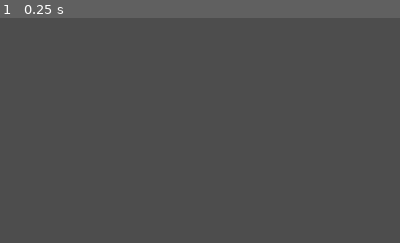
Above: before the commit, frame 1.
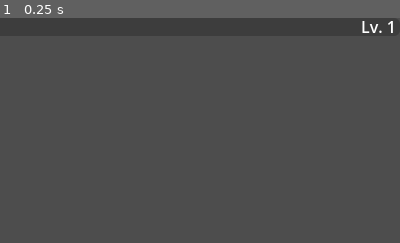
Above: after the commit, the same moment.

Repository: storyoftime66/ColorSurvivor
Game: Godot game, scene res://Levels/Main.tscn
Two runs of this game, one before a commit and one after it. Both use one fixed random seed, a clock stepped at 60 frames per second and the inputs below.
Inputs:
- Up to frame 1 (0.25 s): no input
The pictures show only the part of the screen within x 50-100%, y 0-50%; the shares and areas given below are measured in that part.

The runs differ from the first frame. In frame 1, 0.1% of the frame differs, in the area x 90-99%, y 1-7%.
Error in both runs: Compile Error: Identifier not found: velocity (res://characters/player/player_character.gd:60)

Commit message:
新增虚空之眼武器（未完成）

Diff:
--- a/characters/enemies/base_enemy.tscn
+++ b/characters/enemies/base_enemy.tscn
@@ -24,7 +24,7 @@
 shape = SubResource("2")
 
 [node name="AttackTimer" type="Timer" parent="."]
-wait_time = 0.5
+wait_time = 0.2
 
 [node name="MovementTimer" type="Timer" parent="."]
 wait_time = 0.25
--- a/characters/player/player_character.gd
+++ b/characters/player/player_character.gd
@@ -10,7 +10,7 @@
 # 防御力，减少每次受击承受的伤害
 @export var armor := 1.0
 # 最大生命值
-@export var max_health := 20.0
+@export var max_health := 100.0
 # 拾取范围，单位像素
 @export var magnet := 80.0
 
--- a/managers/enemy_manager.gd
+++ b/managers/enemy_manager.gd
@@ -42,5 +42,4 @@
 	var experience = experience_scene.instantiate() as Experience
 	experience.amount = experience_amount
 	experience.position = pos
-#	level_node.add_child(experience)
 	level_node.call_deferred("add_child", experience)
--- a/managers/player_manager.gd
+++ b/managers/player_manager.gd
@@ -2,20 +2,38 @@
 ## 包含和玩家、玩家角色相关的全局逻辑
 
 
-# 玩家升级
-signal player_upgraded(level);
+signal player_level_up(new_level)
+signal player_experience_changed(new_experience)
 
 var level_node: Node
+
+# 玩家角色
 var player_character: PlayerCharacter
 var player_character_scene: PackedScene = preload("res://characters/player/player_character.tscn")
 var damage_number_scene: PackedScene = preload("res://ui/gameplay/damage_number.tscn")
 
-# 玩家状态
+# 玩家角色状态
 var player_position: Vector2 = Vector2(0, 0)
 var player_orientation: float = 0.0
-var player_experience: float = 0.0
-var player_level: int = 1
+
 var player_level_experience_table = [10.0, 80.0, 240, 640.0, 1600.0, 2880.0]
+var player_experience: float = 0.0:
+	get:
+		return player_experience
+	set(value):
+		if player_experience != value:
+			player_experience = value
+			emit_signal("player_experience_changed", player_experience)
+var player_max_experience: float:
+	get:
+		return player_level_experience_table[player_level - 1]
+var player_level: int = 1:
+	get:
+		return player_level
+	set(value):
+		while value > player_level:
+			player_level += 1
+			emit_signal("player_level_up", player_level)
 
 
 func _ready():
@@ -28,15 +46,13 @@
 	player_character.position = player_character.get_viewport_rect().size * 0.5
 
 	# 赋予初始武器
-	WeaponManager.obtain_weapon(load("res://weapons/magic_missle/magic_missle.tscn"))
-	WeaponManager.obtain_weapon(load("res://weapons/knifes/knifes.tscn"))
-	WeaponManager.obtain_weapon(load("res://weapons/onion/onion.tscn"))
+	obtain_weapon(load("res://weapons/magic_missle/magic_missle.tscn"))
+	obtain_weapon(load("res://weapons/knifes/knifes.tscn"))
+	obtain_weapon(load("res://weapons/onion/onion.tscn"))
 
 
-# 更新玩家状态
 func _process(delta):
-	print(player_level)
-
+	# 更新玩家角色状态
 	if is_instance_valid(player_character):
 		player_position = player_character.position
 
@@ -59,11 +75,23 @@
 		return
 
 	player_experience += experience_amount
-	while player_experience >= player_level_experience_table[player_level - 1]:
-		player_experience -= player_level_experience_table[player_level - 1]
-		player_upgrade()
+	while player_experience >= player_max_experience:
+		player_experience -= player_max_experience
+		player_level += 1
 
 
-func player_upgrade():
-	player_level += 1
-	emit_signal("player_upgraded", player_level)
+# 武器相关
+var player_bonus: Dictionary = {}
+var weapons: Dictionary = {}
+
+func obtain_weapon(wepaon_scene: PackedScene) -> void:
+	if weapons.has(wepaon_scene):
+		weapons[wepaon_scene].upgrade()
+	else:
+		var weapon = wepaon_scene.instantiate() as BaseWeapon
+		weapon.apply_bonus(player_bonus)
+
+		var player_character = PlayerManager.player_character
+		weapons[wepaon_scene] = weapon
+		player_character.add_child(weapon)
+		weapon.owner = player_character
--- a/managers/weapon_manager.gd
+++ /dev/null
@@ -1,21 +0,0 @@
-extends Node
-
-var level_node: Node
-
-var player_bonus: Dictionary = {}
-var weapons: Dictionary = {}
-
-func _ready():
-	level_node = get_parent().get_node("Main")
-
-func obtain_weapon(wepaon_scene: PackedScene) -> void:
-	if weapons.has(wepaon_scene):
-		weapons[wepaon_scene].upgrade()
-	else:
-		var weapon = wepaon_scene.instantiate() as BaseWeapon
-		weapon.apply_bonus(player_bonus)
-
-		var player_character = PlayerManager.player_character
-		weapons[wepaon_scene] = weapon
-		player_character.add_child(weapon)
-		weapon.owner = player_character
--- a/project.godot
+++ b/project.godot
@@ -19,7 +19,7 @@
 
 PlayerManager="*res://managers/player_manager.gd"
 EnemyManager="*res://managers/enemy_manager.tscn"
-WeaponManager="*res://managers/weapon_manager.gd"
+HUD="*res://ui/hud/main_hud.tscn"
 
 [display]
 
--- /dev/null
+++ b/ui/hud/debug_hud.tscn
@@ -0,0 +1,9 @@
+[gd_scene format=3 uid="uid://blml488xaop1c"]
+
+[node name="DebugHud" type="Control"]
+layout_mode = 3
+anchors_preset = 15
+anchor_right = 1.0
+anchor_bottom = 1.0
+grow_horizontal = 2
+grow_vertical = 2
--- /dev/null
+++ b/ui/hud/main_hud.gd
@@ -0,0 +1,19 @@
+extends CanvasLayer
+
+
+@onready var experience_bar := $ExperienceBar as ProgressBar
+@onready var level_diplay_text := $ExperienceBar/LevelDisplayText as Label
+
+
+# Called when the node enters the scene tree for the first time.
+func _ready():
+	PlayerManager.connect("player_experience_changed", _on_player_experience_changed)
+	PlayerManager.connect("player_level_up", _on_player_level_up)
+
+
+func _on_player_experience_changed(new_experience: float) -> void:
+	experience_bar.value = new_experience / PlayerManager.player_max_experience
+
+
+func _on_player_level_up(new_level: int) -> void:
+	level_diplay_text.text = "Lv. %d" % new_level
--- /dev/null
+++ b/ui/hud/main_hud.tscn
@@ -0,0 +1,30 @@
+[gd_scene load_steps=2 format=3 uid="uid://bctjb4smt8c0q"]
+
+[ext_resource type="Script" path="res://ui/hud/main_hud.gd" id="1_4ghpy"]
+
+[node name="MainHud" type="CanvasLayer"]
+script = ExtResource("1_4ghpy")
+
+[node name="ExperienceBar" type="ProgressBar" parent="."]
+anchors_preset = 10
+anchor_right = 1.0
+offset_bottom = 18.0
+grow_horizontal = 2
+mouse_force_pass_scroll_events = false
+max_value = 1.0
+step = 0.001
+show_percentage = false
+
+[node name="LevelDisplayText" type="Label" parent="ExperienceBar"]
+layout_mode = 1
+anchors_preset = 1
+anchor_left = 1.0
+anchor_right = 1.0
+offset_left = -58.0
+offset_top = -3.0
+offset_right = -4.0
+offset_bottom = 23.0
+grow_horizontal = 0
+text = "Lv. 1
+"
+horizontal_alignment = 2
--- a/weapons/base_projectile.tscn
+++ b/weapons/base_projectile.tscn
@@ -1,8 +1,8 @@
-[gd_scene load_steps=3 format=2]
+[gd_scene load_steps=3 format=3 uid="uid://blcmj0lwnl5fu"]
 
-[ext_resource path="res://weapons/base_projectile.gd" type="Script" id=1]
+[ext_resource type="Script" path="res://weapons/base_projectile.gd" id="1"]
 
-[sub_resource type="CircleShape2D" id=1]
+[sub_resource type="CircleShape2D" id="1"]
 radius = 5.09902
 
 [node name="BaseProjectile" type="Area2D"]
--- a/weapons/base_weapon.gd
+++ b/weapons/base_weapon.gd
@@ -1,10 +1,10 @@
 class_name BaseWeapon extends Node2D
+## 武器基类
 
-# 武器基类
 
 # 武器的发射物类
 @export var projectile_scene: PackedScene
-var level_node: Node
+@onready var level_node := PlayerManager.level_node
 
 # 伤害、范围、发射物飞行速度、发射物持续时间、发射物数量、冷却时间、冲击力
 @export var damage: float = 10.0
@@ -26,9 +26,8 @@
 # 单次发射中剩余未发射的数量
 var remaining_amount: int = 0
 
+
 func _ready():
-	level_node = WeaponManager.level_node
-
 	# 初始化属性
 	attributes["damage"] = CommonTypes.Attribute.new(damage)
 	attributes["area"] = CommonTypes.Attribute.new(area)
@@ -41,11 +40,13 @@
 
 	$ShootingTimer.start(attributes["cooldown"].value)
 
+
 # 应用角色的增益
 func apply_bonus(bonus: Dictionary) -> void:
 	for key in attributes.keys():
 		if bonus[key] is CommonTypes.Attribute:
 			attributes[key].add_modifiers(bonus[key])
+
 
 # 构造发射物
 func create_projectile() -> BaseProjectile:
@@ -56,28 +57,26 @@
 	projectile.duration = attributes["duration"].value
 	projectile.penetration = int(attributes["penetration"].value)
 	projectile.impact = attributes["impact"].value
-
 	return projectile
 
 
 # 构造发射物并添加到场景中
 func spawn_projectile() -> void:
 	var projectile = create_projectile()
-
-	level_node.add_child(projectile)
-	# 武器在玩家角色身上，需要计算武器在Main中的位置
-	projectile.position = get_projectile_pos()
-	projectile.rotation = get_projectile_rot()
+	projectile.top_level = true
+	add_child(projectile)
+	projectile.global_position = get_projectile_pos()
+	projectile.global_rotation = get_projectile_rot()
 
 
 # 获取发射物的生成位置，通常子类需要重写
 func get_projectile_pos() -> Vector2:
-	return position + PlayerManager.player_position
+	return global_position
 
 
 # 获取发射物的生成旋转，通常子类需要重写
 func get_projectile_rot() -> float:
-	return rotation + PlayerManager.player_orientation
+	return global_rotation
 
 
 # 进行射击
@@ -95,6 +94,7 @@
 		$ShootingIntervalTimer.stop()
 		$ShootingTimer.start(cooldown)
 
+
 # 升级
 func upgrade() -> void:
-	pass
+	print("%s.upgrade() has NOT been implemented" % self)
--- a/weapons/base_weapon.tscn
+++ b/weapons/base_weapon.tscn
@@ -1,20 +1,14 @@
-[gd_scene load_steps=2 format=2]
+[gd_scene load_steps=2 format=3 uid="uid://ce578vgimeu1f"]
 
-[ext_resource path="res://weapons/base_weapon.gd" type="Script" id=1]
+[ext_resource type="Script" path="res://weapons/base_weapon.gd" id="1"]
 
 [node name="BaseWeapon" type="Node2D"]
-script = ExtResource( 1 )
+script = ExtResource("1")
 
 [node name="ShootingTimer" type="Timer" parent="."]
 one_shot = true
-__meta__ = {
-"_editor_description_": "射击冷却定时器"
-}
 
 [node name="ShootingIntervalTimer" type="Timer" parent="."]
-__meta__ = {
-"_editor_description_": "单次射击中，多个发射物间生成间隔的定时器"
-}
 
 [connection signal="timeout" from="ShootingTimer" to="." method="_on_ShootingTimer_timeout"]
 [connection signal="timeout" from="ShootingIntervalTimer" to="." method="_on_ShootingIntervalTimer_timeout"]
--- a/weapons/magic_missle/magic_missle_projectile.gd
+++ b/weapons/magic_missle/magic_missle_projectile.gd
@@ -1,3 +1 @@
-extends BaseProjectile
-
-class_name MagicMissleProjectile
+class_name MagicMissleProjectile extends BaseProjectile
--- /dev/null
+++ b/weapons/ultimate_void_eye/ultimate_void_eye.gd
@@ -0,0 +1,14 @@
+class_name UltimateVoidEye extends BaseWeapon
+## 虚空之眼
+
+
+var eyes: Array[UltimateVoidEyeProjectile]
+var eye_num := 0
+
+
+func spawn_projectile() -> void:
+	var projectile = create_projectile()
+
+	level_node.add_child(projectile)
+	projectile.position = get_projectile_pos()
+	projectile.rotation = get_projectile_rot()
--- /dev/null
+++ b/weapons/ultimate_void_eye/ultimate_void_eye.svg
@@ -0,0 +1,4 @@
+<?xml version="1.0" standalone="no"?>
+<svg viewBox="0 0 200 200" xmlns="http://www.w3.org/2000/svg">
+  <path fill="#222222" d="M46.9,-79.7C61.2,-72.9,73.6,-61.3,80.5,-47.2C87.4,-33.1,88.8,-16.6,88.3,-0.3C87.8,16,85.5,32,78.4,45.8C71.3,59.6,59.6,71.2,45.7,78.4C31.8,85.7,15.9,88.6,0.2,88.3C-15.6,88,-31.2,84.5,-45.2,77.4C-59.2,70.2,-71.7,59.4,-80,45.9C-88.2,32.4,-92.2,16.2,-91.2,0.6C-90.1,-15,-83.9,-29.9,-75.2,-42.6C-66.4,-55.2,-55.1,-65.5,-42.1,-73.1C-29.2,-80.6,-14.6,-85.4,0.8,-86.9C16.3,-88.3,32.6,-86.5,46.9,-79.7Z" transform="translate(100 100)" />
+</svg>
--- /dev/null
+++ b/weapons/ultimate_void_eye/ultimate_void_eye.tscn
@@ -0,0 +1,7 @@
+[gd_scene load_steps=3 format=3 uid="uid://rokx6p7qp7ej"]
+
+[ext_resource type="PackedScene" uid="uid://ce578vgimeu1f" path="res://weapons/base_weapon.tscn" id="1_ew2xa"]
+[ext_resource type="Script" path="res://weapons/ultimate_void_eye/ultimate_void_eye.gd" id="2_ox8b8"]
+
+[node name="UltimateVoidEye" instance=ExtResource("1_ew2xa")]
+script = ExtResource("2_ox8b8")
--- /dev/null
+++ b/weapons/ultimate_void_eye/ultimate_void_eye_projectile.gd
@@ -0,0 +1,11 @@
+class_name UltimateVoidEyeProjectile extends BaseProjectile
+
+
+# Called when the node enters the scene tree for the first time.
+func _ready():
+	pass # Replace with function body.
+
+
+# Called every frame. 'delta' is the elapsed time since the previous frame.
+func _process(delta):
+	pass
--- /dev/null
+++ b/weapons/ultimate_void_eye/ultimate_void_eye_projectile.tscn
@@ -0,0 +1,10 @@
+[gd_scene load_steps=3 format=3 uid="uid://dh56ah10pachl"]
+
+[ext_resource type="PackedScene" uid="uid://blcmj0lwnl5fu" path="res://weapons/base_projectile.tscn" id="1_e82jl"]
+[ext_resource type="Script" path="res://weapons/ultimate_void_eye/ultimate_void_eye_projectile.gd" id="2_6k85h"]
+
+[node name="UltimateVoidEyeProjectile" instance=ExtResource("1_e82jl")]
+script = ExtResource("2_6k85h")
+
+[node name="LifeSpan" parent="." index="1"]
+one_shot = false
Not shown: 1 places in weapons/base_projectile.tscn that only renumber resources
Not shown, added: weapons/ultimate_void_eye/ultimate_void_eye.svg.import
